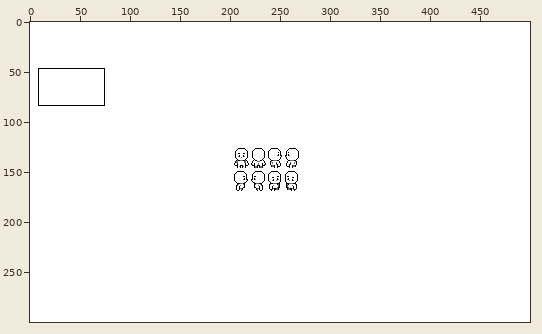
Pixel-art file -- Sprites/Bedroom/All ofthem.aseprite. Above, an overview of the earlier version with the close-up marked.
Close-up. As it was:
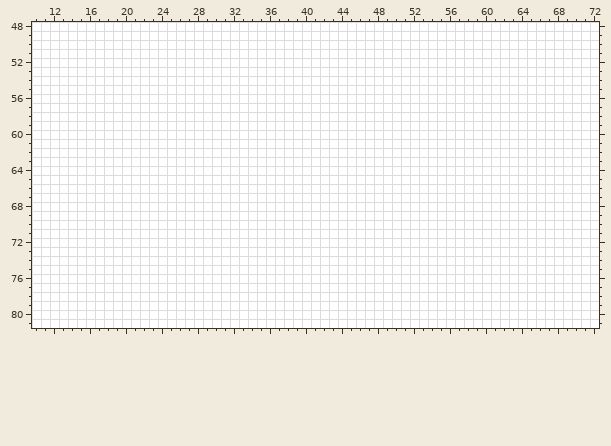
500x300 pixels, 1 frame. Shown: x 10..72, y 48..81.
New version:
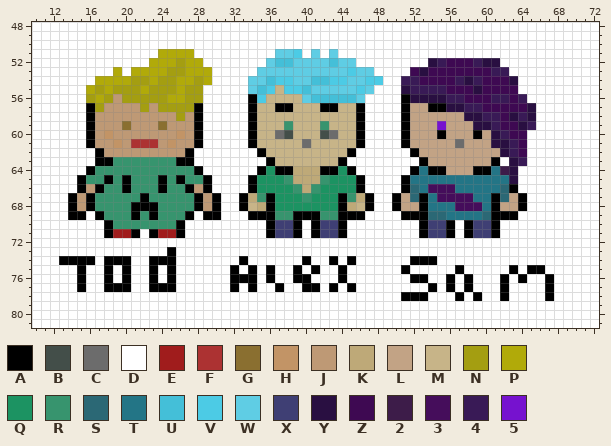
Palette (. is transparent): A #000000  B #434e49  C #6c6c6c  D #ffffff  E #a01c1c  F #ac3232  G #8a6f30  H #c29466  J #be9975  K #bea978  L #c2a385  M #c7b488  N #a49e11  P #b1aa09  Q #1c9362  R #37946e  S #2b6875  T #237586  U #44bfd8  V #4ccbe5  W #5fcde4  X #3f3f74  Y #290f41  Z #3e0952  2 #3d1c49  3 #450d5b  4 #391a56  5 #7612cf
Difference:
Changed rows in their new state; - is an unchanged pixel.
first column x 13:
51 -----------PPPP---------WWV-W-W------------------------
52 ----------PPPNPP-------WUUWWWWUWW--------Y4ZZZ4YY------
53 ------P-PPPPNNPPP-----WWWWWWWWWWVWW----ZYZZZZZZZ44-----
54 ----PPPPNNPNNPPNP----WWUVVWWUUVVWWVV--44ZZZZ4Y4ZZZY----
55 ---PNPNNNPNNNPNN-----WUVMVVUWWWWWVW---Y4444ZZZYZZZZ----
56 ---NPNJNNNNNPPNN-----AVMMMMWUUUUUW----AYYYY44ZZZ44Z4---
57 ---ANJJJJNJNNNNA-----AMMAAMMMAAMMA----ALLAAYY44ZZZZZY--
58 ---AJJJJJJJJJNJA-----AMMMMMMMMMMMA----ALLLLLLYY44ZY4Y--
59 ---AJJJGJJJGJJJA-----AMMMRMMMRMMMA----ALLL5LLLYY4ZZY4--
60 ---AJHJJJJJJJHJA-----AMMCBMMMBCMMA----ALLLALLLALY4ZZ---
61 ---AJJHJFFFJHJJA-----AMMMMMCMMMMMA----ALLLLLCLLLYY4Z---
62 ----AJJJJJJJJJA-------AMMMMMMMMMA------ALLLLLLLLLY4Z---
63 ----AARRRRRRRAA--------AMMMMMMMA--------ALLLLLLLA-Y4---
64 ---ARRRRRRRRRRRA------AQAAKKKAAQA------ATAALLLAAT2Y----
65 --ARRARARRRARARRA----AQQQRKKKRQQQA----ATTTTTTTTTTTY----
66 --AJARRARRRARRAJA----AQQQQRKRQQQQA----AST333TTTTTSA----
67 -AJARRRRRARRRRRAJA--AKRAQQQRQQQARKA--ALSAT3333TTASLA---
68 -AJARRRRAAARRRRAJA--AMKAQQQQQQQAKMA--ALLATTT333TALLA---
69 -AA-ARRRARARRRA-AA---AAARRAAARRAAA----AAASSTTTTSAAA----
70 -----ARRRRRRRA---------AXXA-AXXA--------AXXA-AXXA------
71 -----AEEA-AEEA---------AXXA-AXXA--------AXXA-AXXA------
73 ------------A------------------------------------------
74 AAAA-AAA--AAA-------A------A--A-A------AAA-------------
75 --A--A-A--A-A------A-A-A--A-A--A------A-----A-----A-AA-
76 --A--A-A--A-A------AAA-A--AA---A-------AA--A-A---A-A--A
77 --A--AAA--AAA------A-A--A--AA-A-A--------A-A-A---A----A
78 --------------------------------------AAA---A-A--A----A
Where, in picture pixels (left, top, right, bottom), the same in both close-ups:
changed: (59, 49, 554, 301)
